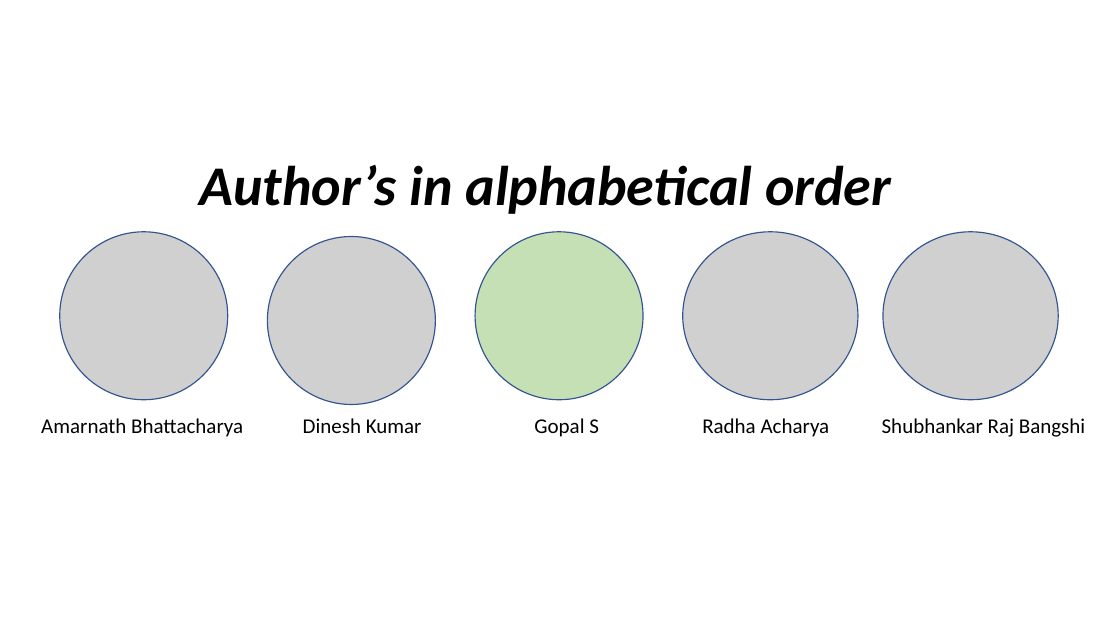
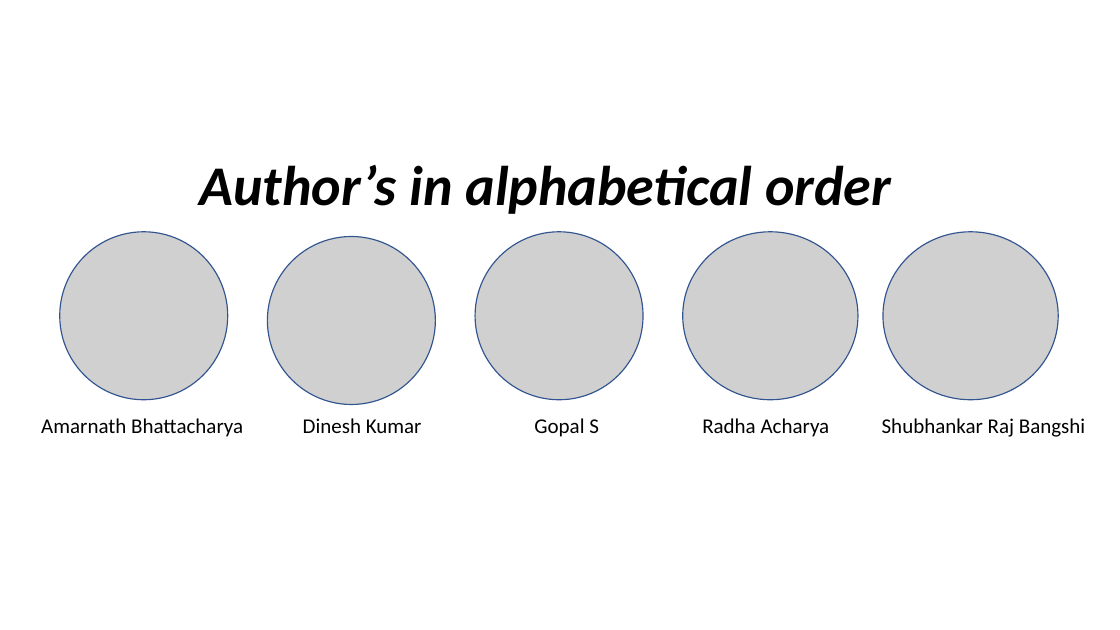
Before and after one commit to meetAmarAtGithub/PES_MTech_Assignments, a slide deck: slide 1 of NPV_Statitical Anlysis of Diabetes Dataset/team.pptx. Drawn at 1120x630 pixels with LibreOffice and Linux fonts; fonts in the diff are those of the drawing; grey boxes stand for pictures. Boxes give left, top, right and bottom in pixels: in the first picture for what was removed or moved away, otherwise in the second. Text is boxed around its words. In the diff, an @@ line names an element or a change of style, - is before the commit and + after.

```diff
--- a/NPV_Statitical Anlysis of Diabetes Dataset/team.pptx
+++ b/NPV_Statitical Anlysis of Diabetes Dataset/team.pptx
@@ ellipse removed at box(476, 232, 644, 400) @@
@@ picture added at box(476, 232, 644, 400) @@
```
Also in this commit, not shown: 4 other files.
